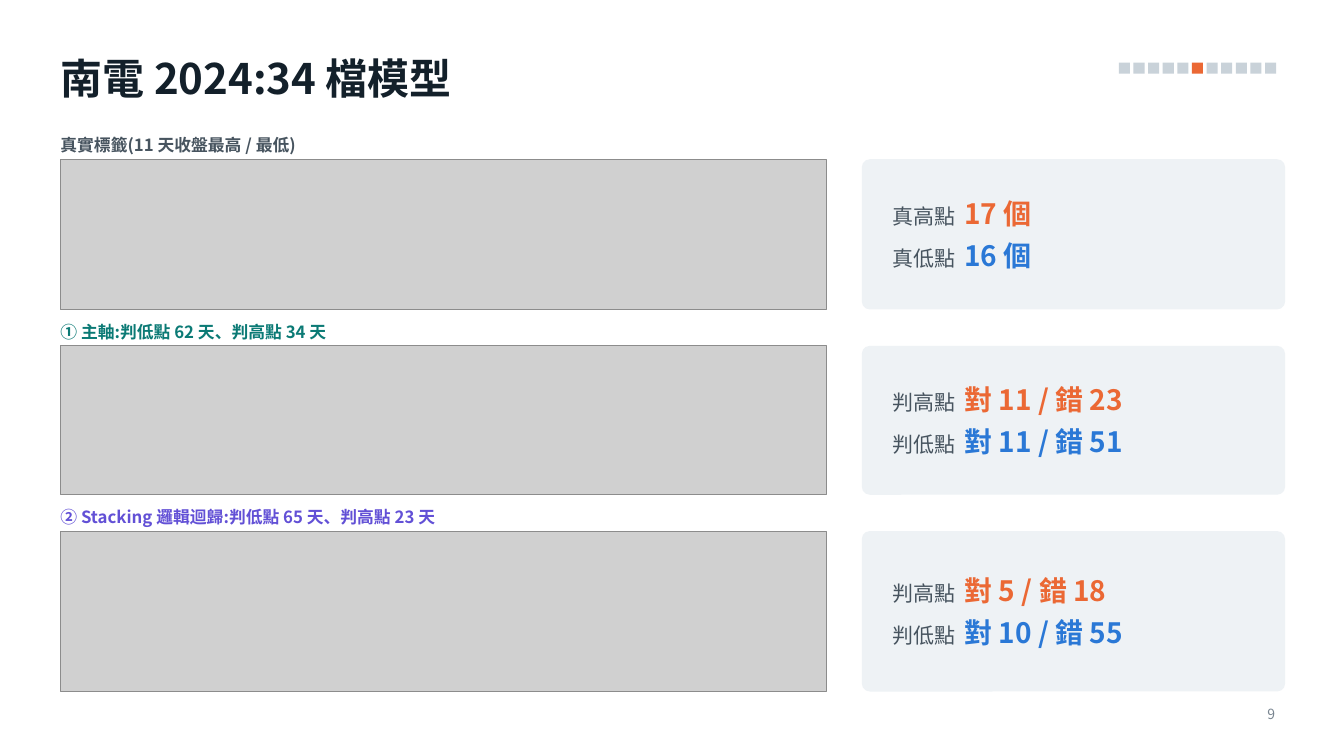
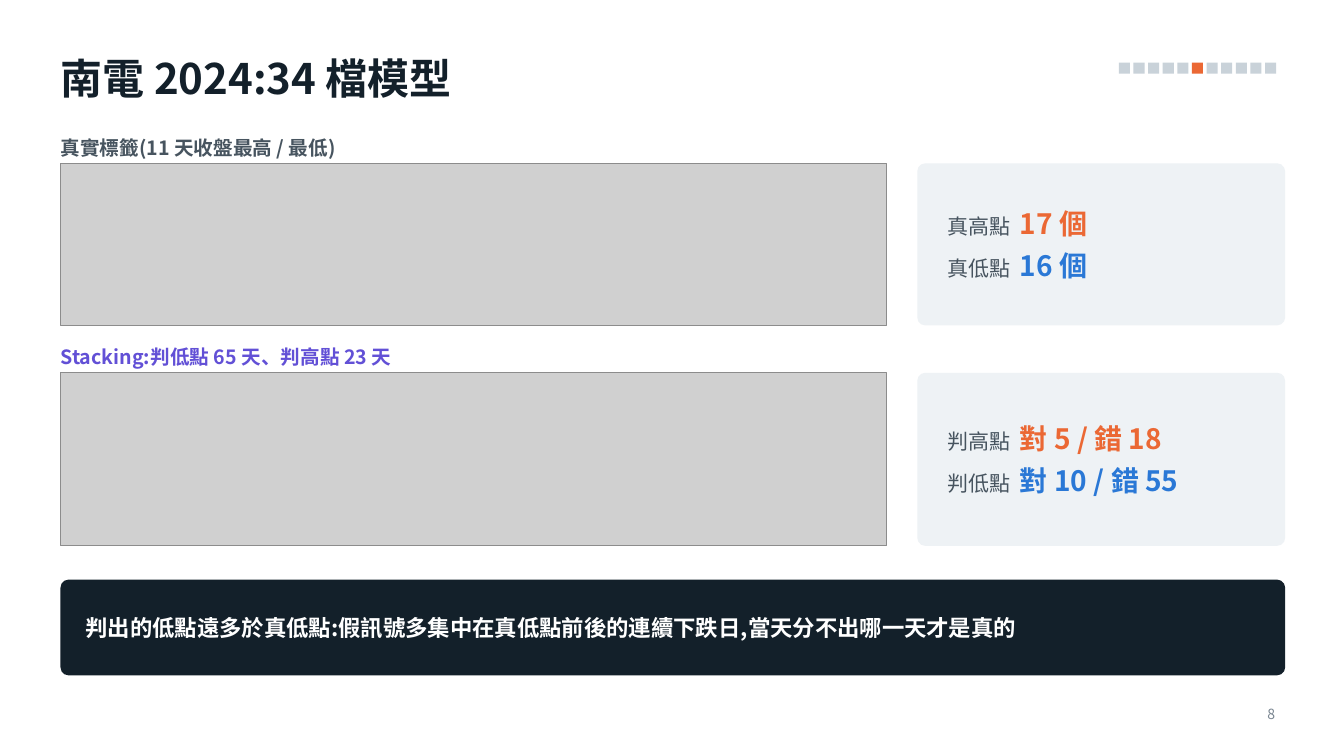
Before and after one commit to alextixu/fcukproject, a slide deck: slide 8 of method_kline_peak/report/kline_peak_report.pptx (slide 9 before the commit). Drawn at 1344x756 pixels with LibreOffice and Linux fonts; fonts in the diff are those of the drawing; grey boxes stand for pictures. Boxes give left, top, right and bottom in pixels: in the first picture for what was removed or moved away, otherwise in the second. Text is boxed around its words. In the diff, an @@ line names an element or a change of style, - is before the commit and + after.

```diff
--- a/method_kline_peak/report/kline_peak_report.pptx
+++ b/method_kline_peak/report/kline_peak_report.pptx
@@ text "真實標籤(11 天收盤最高 / 最低)" at [60, 138, 336, 159]: size 12 to 14 pt @@
@@ picture: place and size @@
-picture at [60, 159, 827, 310]
+picture at [60, 163, 887, 326]
@@ rounded rectangle: place and size @@
-rounded rectangle at [862, 159, 1286, 310]
+rounded rectangle at [918, 163, 1286, 326]
@@ rounded rectangle at [918, 163, 1286, 326]: proportions changed @@
@@ text "真高點 17 個": place and size @@
-text "真高點 17 個" at [892, 200, 1032, 269]
+text "真高點 17 個" at [948, 210, 1087, 279]
@@ text at [60, 347, 392, 369]: text changed; size 12 to 14 pt; text colour #0B7A75 to #6250D6 @@
-① 主軸:判低點 62 天、判高點 34 天
+Stacking:判低點 65 天、判高點 23 天
@@ picture: place and size @@
-picture at [60, 346, 827, 495]
+picture at [60, 373, 887, 546]
@@ rounded rectangle at [918, 373, 1286, 546]: proportions changed @@
@@ rounded rectangle: place and size @@
-rounded rectangle at [862, 346, 1286, 495]
+rounded rectangle at [918, 373, 1286, 546]
@@ text at [948, 425, 1178, 494]: text changed; text colour #EB6834 to #2A78D6 @@
-判高點 對 11 / 錯 23
-判低點 對 11 / 錯 51
+判高點 對 5 / 錯 18
+判低點 對 10 / 錯 55
@@ text removed at [60, 508, 435, 527] @@
-② Stacking 邏輯迴歸:判低點 65 天、判高點 23 天
@@ picture removed at [60, 531, 827, 692] @@
@@ rounded rectangle removed at [862, 531, 1286, 692] @@
@@ rounded rectangle added at [60, 580, 1286, 676], fill #13202A @@
@@ text removed at [892, 577, 1123, 646] @@
-判高點 對 5 / 錯 18
-判低點 對 10 / 錯 55
@@ text added at [86, 617, 1016, 641], 16 pt, text #FFFFFF, bold @@
+判出的低點遠多於真低點:假訊號多集中在真低點前後的連續下跌日,當天分不出哪一天才是真的
```
Also in this commit, not shown: 8 other slides changed, 2 slides added, 3 slides removed, 7 other files.
